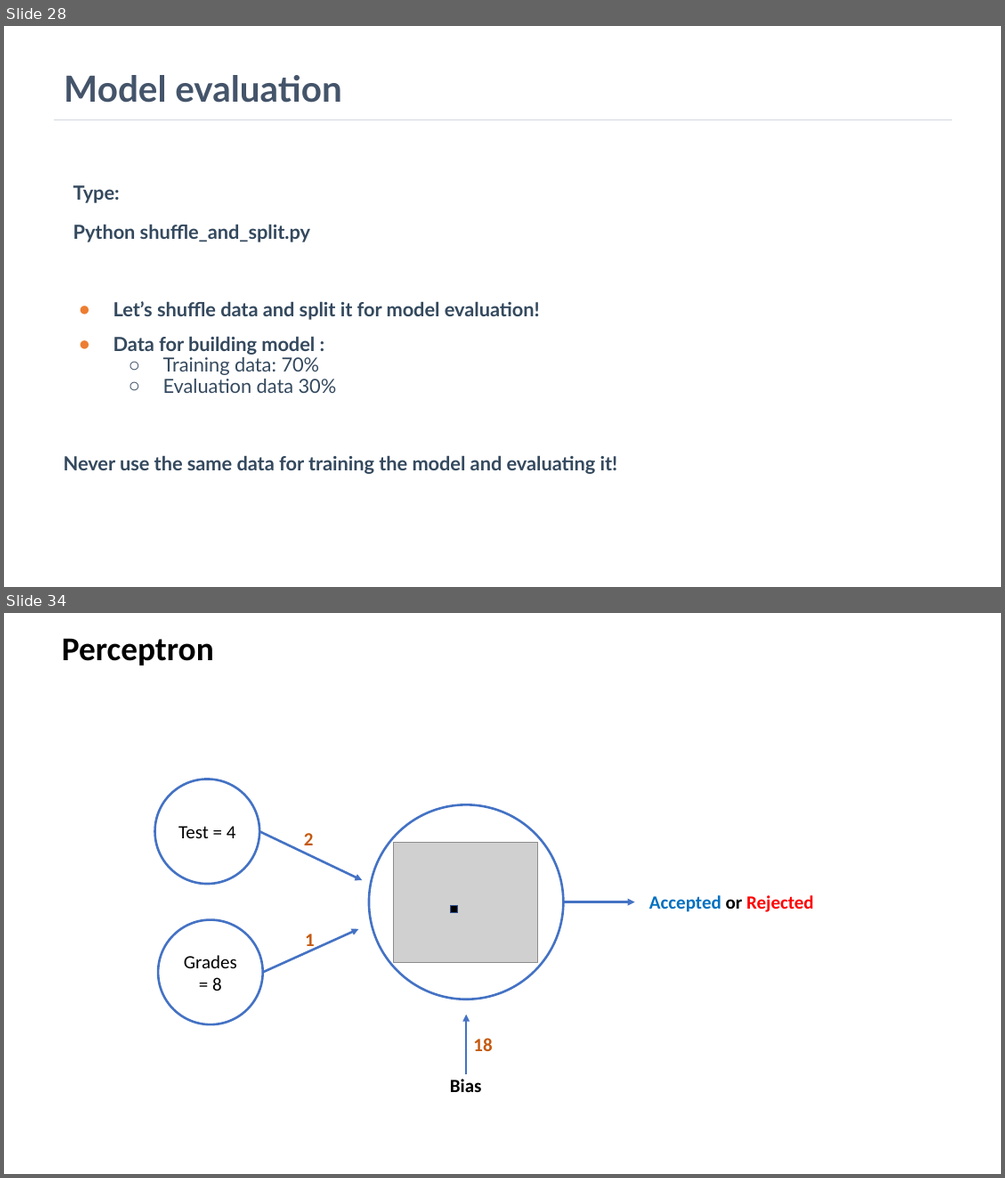
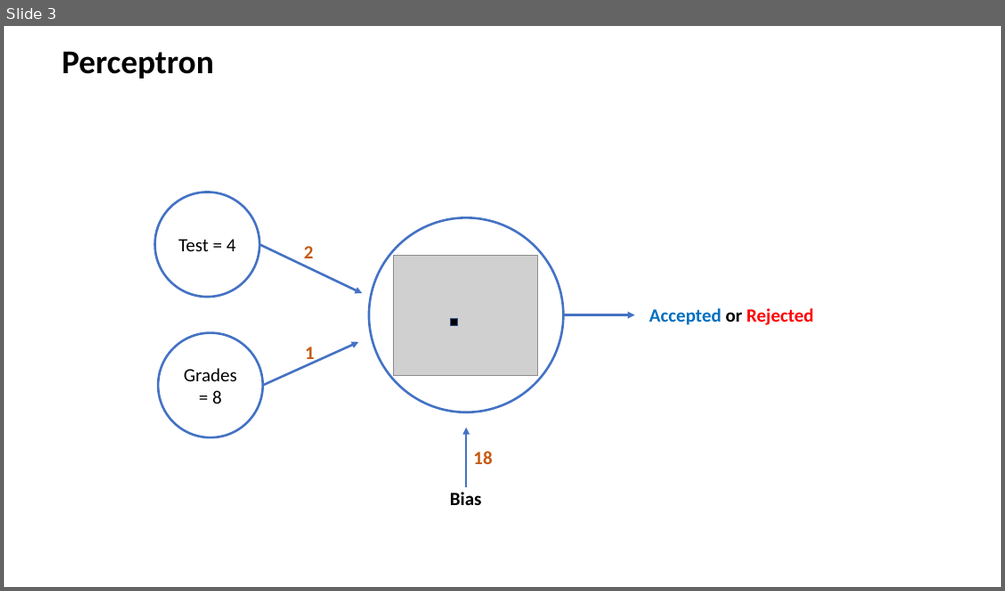
Before and after one commit to humayun/dl-dataday-workshop, a slide deck: DataDay_Workshop.pptx. Shown one above the other, each under a label of ours: slides 28 and 34 before the commit, slide 3 after it; the slides between them are not shown. The pictures are 1005x1178 and 1005x591 pixels, drawn with LibreOffice and Linux fonts; fonts in the diff are those of the drawing; grey boxes stand for pictures. Boxes give left, top, right and bottom in pixels: in the first picture for what was removed or moved away, otherwise in the second. Text is boxed around its words. In the diff, an @@ line names an element or a change of style, - is before the commit and + after.

```diff
--- a/DataDay_Workshop.pptx
+++ b/DataDay_Workshop.pptx
@@ slide 28 removed at bbox=[4, 26, 1001, 587], background #FFFFFF @@
@@ title removed at bbox=[64, 75, 342, 103] @@
-Model evaluation
@@ line removed from (54, 120) to (952, 120) @@
@@ text removed at bbox=[64, 185, 618, 474] @@
-Type:
-Python shuffle_and_split.py
-● Let’s shuffle data and split it for model evaluation!
-● Data for building model :
-  ○ Training data: 70%
-  ○ Evaluation data 30%
-Never use the same data for training the model and evaluating it!
@@ what was slide 34 is now slide 3 @@
```
Also in this commit, not shown: 1 slide added, 31 other slides removed, 12 other files.
